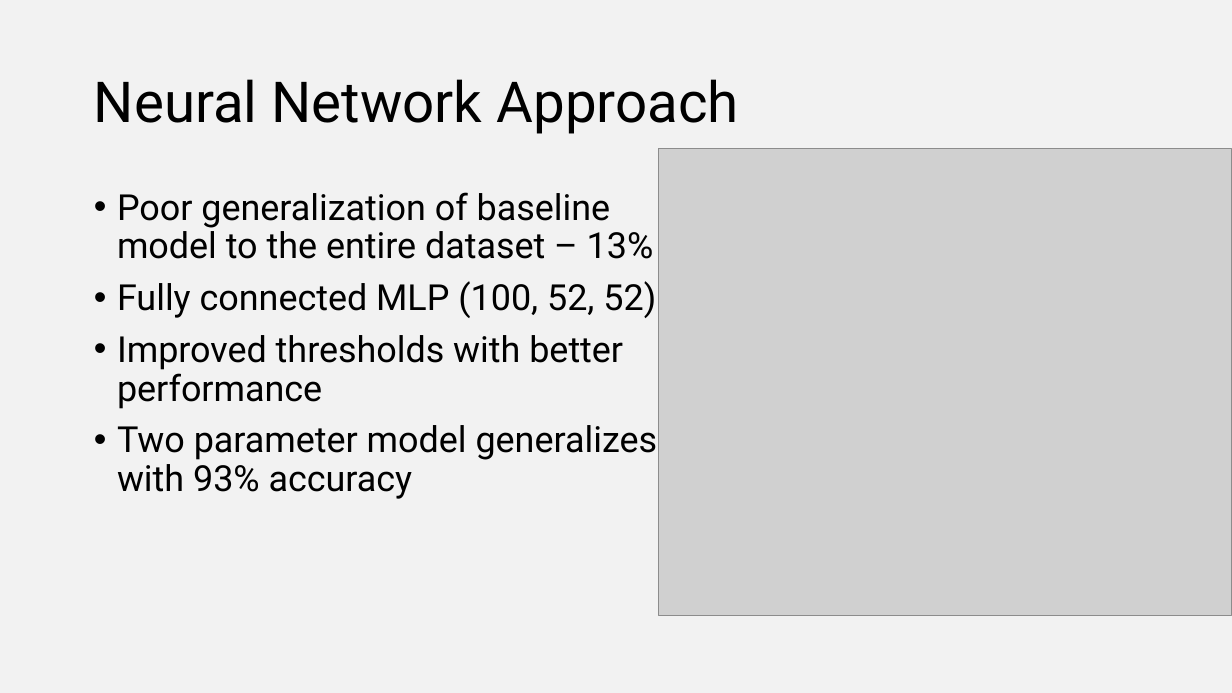
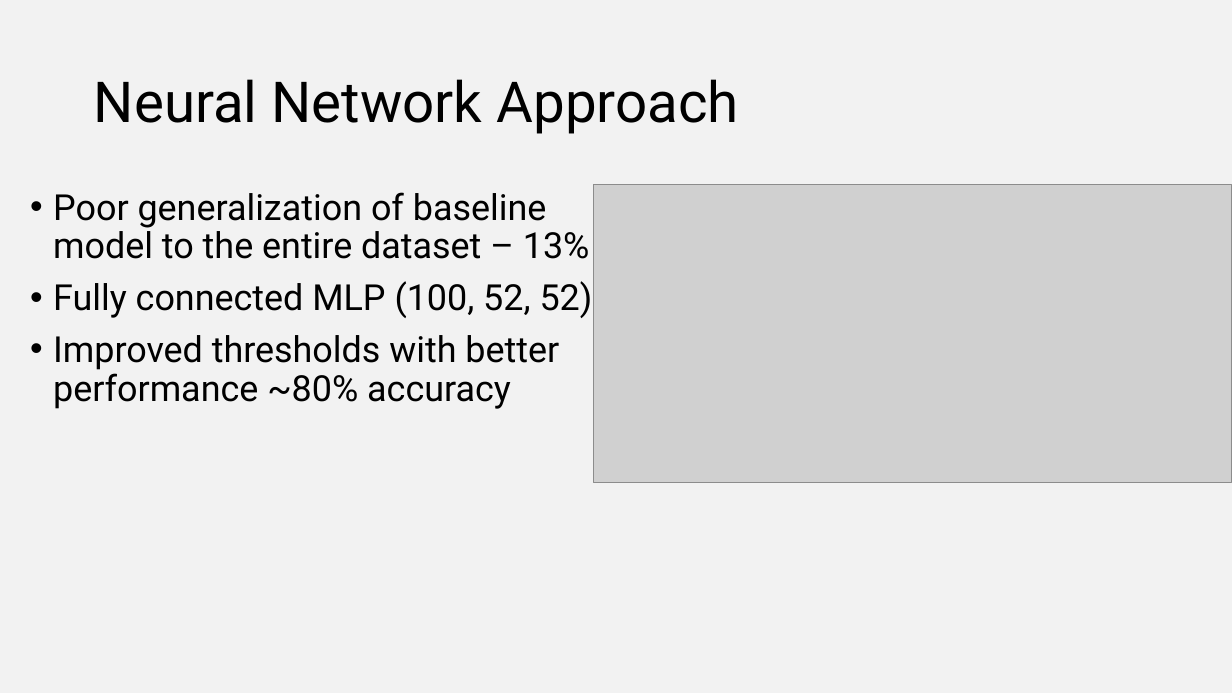
Before and after one commit to SanchoSamba/DS-project, a slide deck: slide 5 of presentation/Electric Grid Analysis.pptx (slide 4 before the commit). Drawn at 1232x693 pixels with LibreOffice and Linux fonts; fonts in the diff are those of the drawing; grey boxes stand for pictures. Boxes give left, top, right and bottom in pixels: in the first picture for what was removed or moved away, otherwise in the second. Text is boxed around its words. In the diff, an @@ line names an element or a change of style, - is before the commit and + after.

Commit message:
PPT fixed

```diff
--- a/presentation/Electric Grid Analysis.pptx
+++ b/presentation/Electric Grid Analysis.pptx
@@ text "Poor generalization of baseline model ...": place and size @@
-text "Poor generalization of baseline model ..." at [117, 192, 658, 499]
+text "Poor generalization of baseline model ..." at [53, 192, 593, 409]
@@ picture: place and size @@
-picture at [659, 149, 1232, 616]
+picture at [593, 185, 1232, 483]
@@ text at [53, 335, 559, 409]: text changed @@
-• Improved thresholds with better performance
-• Two parameter model generalizes with 93% accuracy
+• Improved thresholds with better performance ~80% accuracy
```
Also in this commit, not shown: 2 other slides changed, 3 slides added.
